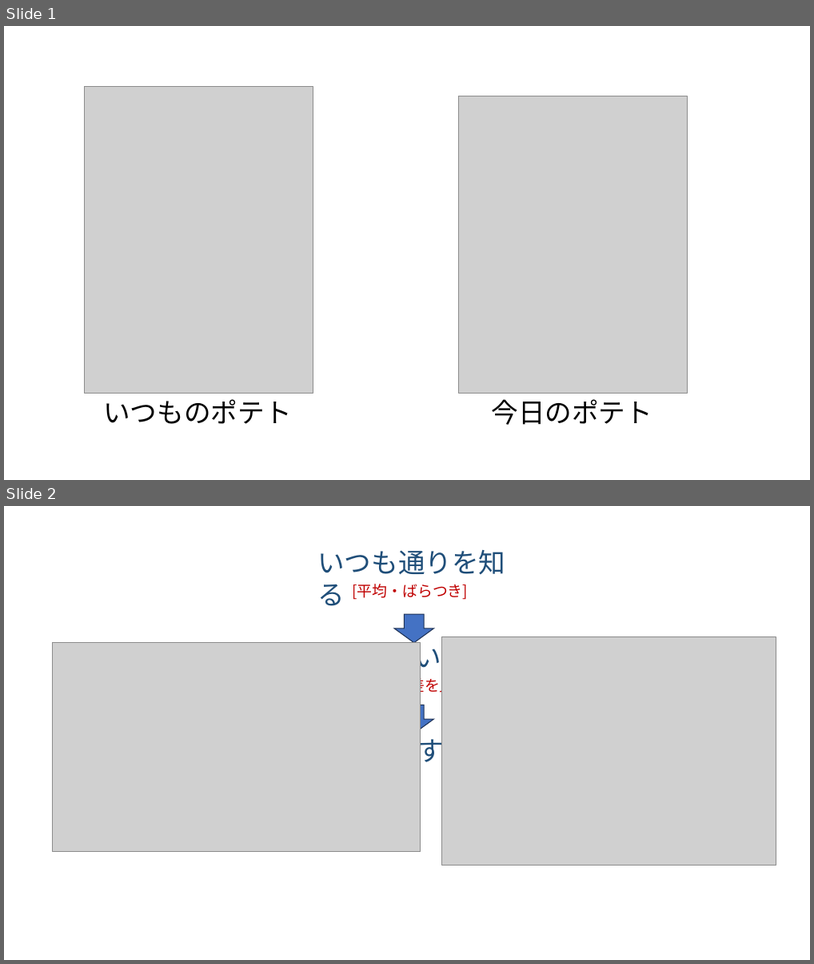
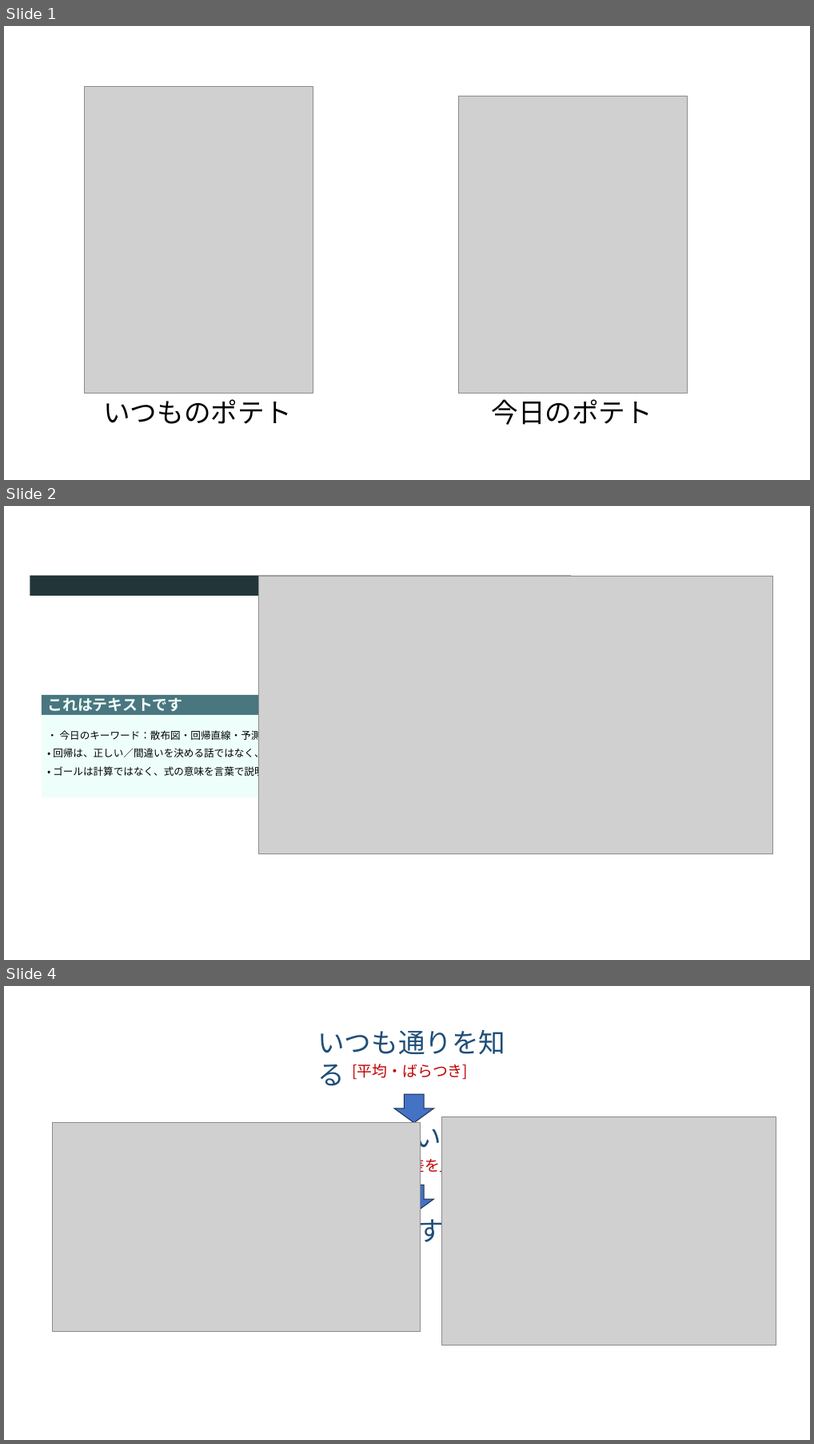
Before and after one commit to michikazuokai/1020201.-2, a slide deck: 10/images/プレゼンテーション1.pptx. Shown one above the other, each under a label of ours: slides 1 and 2 before the commit, slides 1, 2 and 4 after it; the slides between them are not shown. The pictures are 814x964 and 814x1444 pixels, drawn with LibreOffice and Linux fonts; fonts in the diff are those of the drawing; grey boxes stand for pictures. Boxes give left, top, right and bottom in pixels: in the first picture for what was removed or moved away, otherwise in the second. Text is boxed around its words. In the diff, an @@ line names an element or a change of style, - is before the commit and + after.

Commit message:
12,13の一部は修正した（この後ブランチ）

```diff
--- a/10/images/プレゼンテーション1.pptx
+++ b/10/images/プレゼンテーション1.pptx
@@ slide 2 added at (x1=4, y1=506, x2=810, y2=960), background #FFFFFF @@
@@ rectangle added at (x1=30, y1=576, x2=571, y2=596), fill #22363A @@
@@ picture added at (x1=258, y1=576, x2=773, y2=853) @@
@@ rectangle added at (x1=42, y1=695, x2=324, y2=715), fill #49767F, 18 pt, text #EEFFFB, bold @@
+これはテキストです
@@ rectangle added at (x1=42, y1=715, x2=324, y2=797), fill #EEFFFB, 12 pt, text #000000 @@
+• 今日のキーワード：散布図・回帰直線・予測式
+• 回帰は、正しい／間違いを決める話ではなく、未来を
+• ゴールは計算ではなく、式の意味を言葉で説明できること
@@ what was slide 2 is now slide 4 @@
```
Also in this commit, not shown: 1 other slide added, 7 other files.
